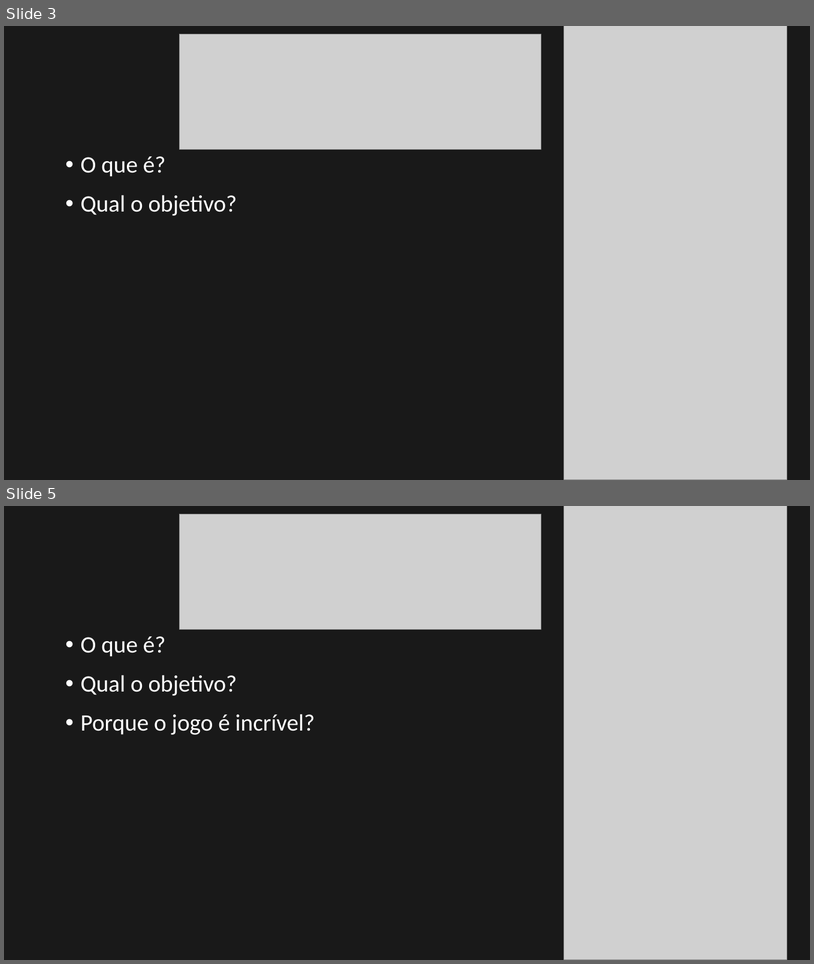
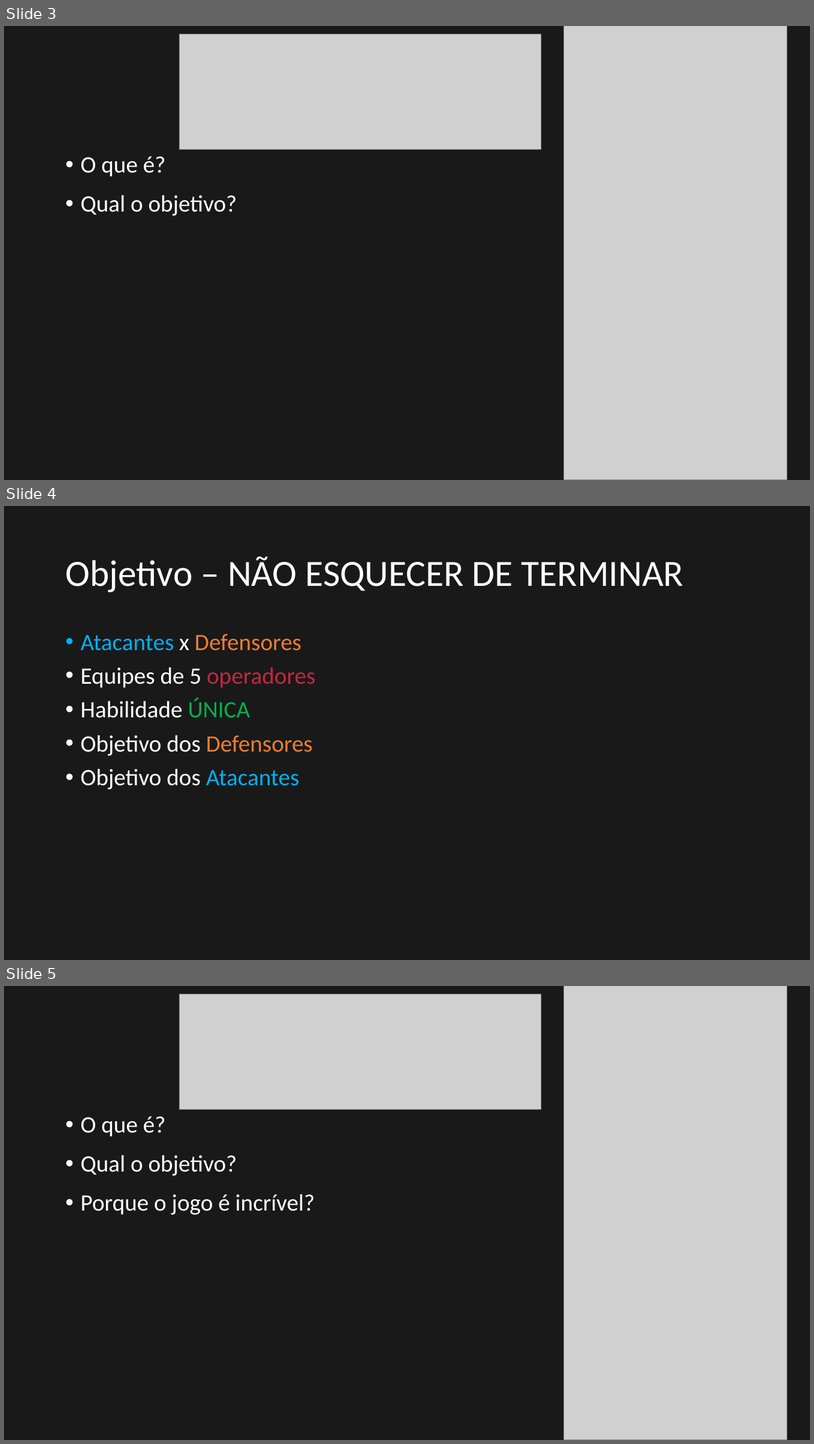
Before and after one commit to KaiqueFigu1/R6CC---Projeto-individual, a slide deck: Apresentação/Apresentação R6CC.pptx. Shown one above the other, each under a label of ours: slides 3 and 5 before the commit, slides 3, 4 and 5 after it; the slides between them are not shown. The pictures are 814x964 and 814x1444 pixels, drawn with LibreOffice and Linux fonts; fonts in the diff are those of the drawing; grey boxes stand for pictures. Boxes give left, top, right and bottom in pixels: in the first picture for what was removed or moved away, otherwise in the second. Text is boxed around its words. In the diff, an @@ line names an element or a change of style, - is before the commit and + after.

Commit message:
Prototipando slide Objetivo

```diff
--- a/Apresentação/Apresentação R6CC.pptx
+++ b/Apresentação/Apresentação R6CC.pptx
@@ slide 4 added at bbox=[4, 506, 810, 960], background #FFFFFF @@
@@ rectangle added at bbox=[4, 506, 810, 960], fill #000000 at 90% opacity @@
@@ title added at bbox=[65, 556, 684, 592], 44 pt, text #FFFFFF @@
+Objetivo – NÃO ESQUECER DE TERMINAR
@@ text added at bbox=[81, 634, 315, 789], 28 pt, text #FFFFFF @@
+• Atacantes x Defensores
+• Equipes de 5 operadores
+• Habilidade ÚNICA
+• Objetivo dos Defensores
+• Objetivo dos Atacantes
```
Also in this commit, not shown: 1 slide changed, 1 slide removed.
